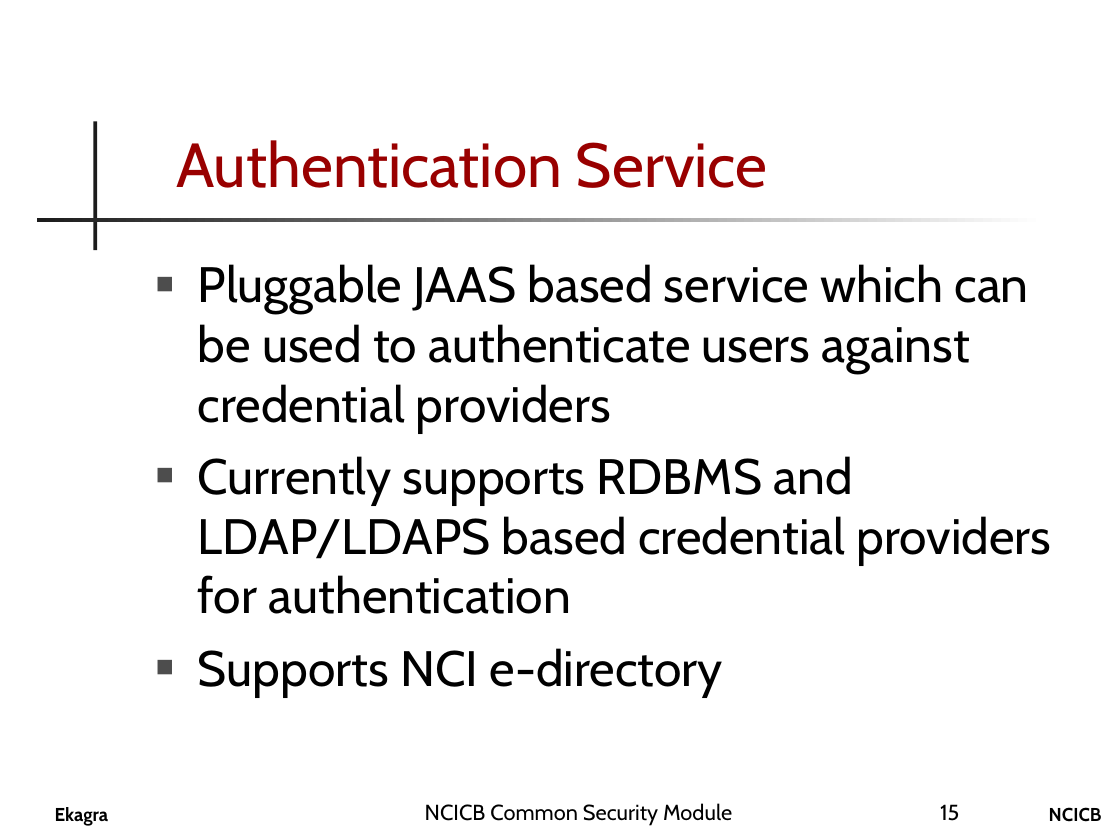
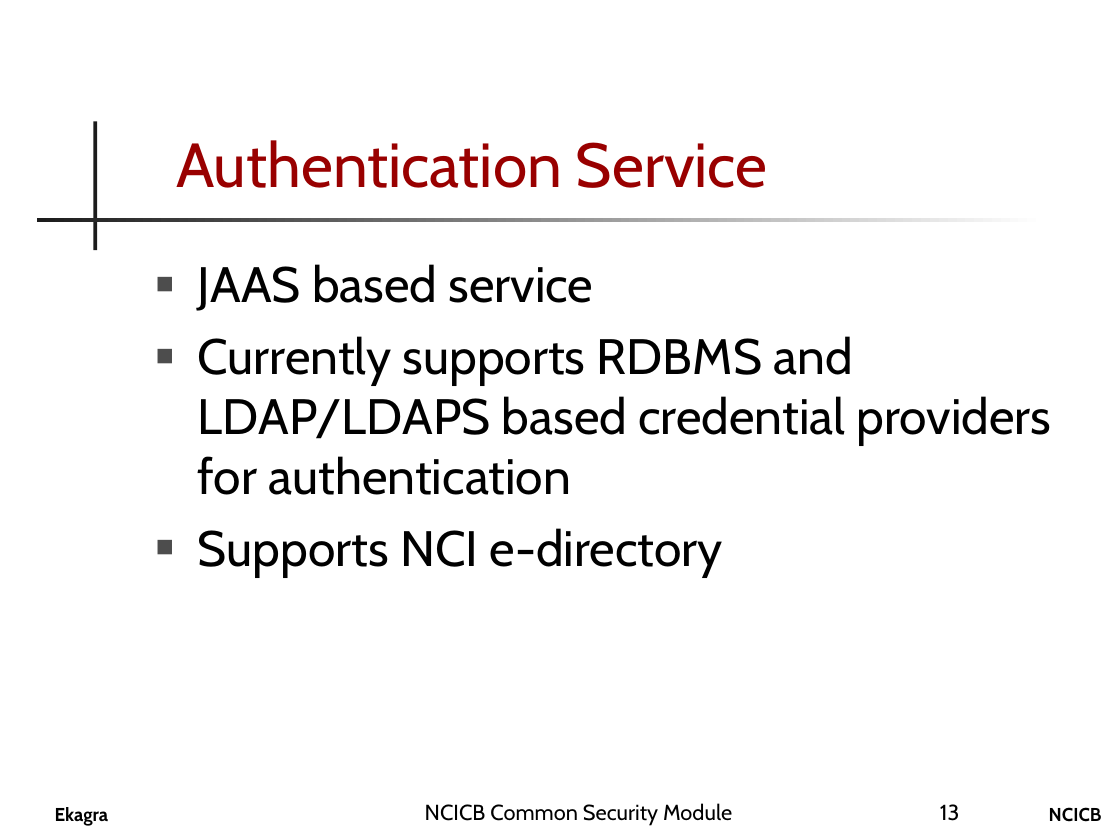
Before and after one commit to CBIIT/common-security-module-docs, a slide deck: slide 13 of CSM_Presentation.ppt (slide 15 before the commit). Drawn at 1120x840 pixels with LibreOffice and Linux fonts; fonts in the diff are those of the drawing; background and template pictures are left out. Boxes give left, top, right and bottom in pixels: in the first picture for what was removed or moved away, otherwise in the second. Text is boxed around its words. In the diff, an @@ line names an element or a change of style, - is before the commit and + after.

```diff
--- a/CSM_Presentation.ppt
+++ b/CSM_Presentation.ppt
@@ text at [198,264,594,311]: text changed @@
-■ Pluggable JAAS based service which can be used to authenticate users against credential providers
+■ JAAS based service
@@ page number at [940,804,960,821]: text changed @@
-15
+13
```
Also in this commit, not shown: 15 other slides changed, 2 slides added.
